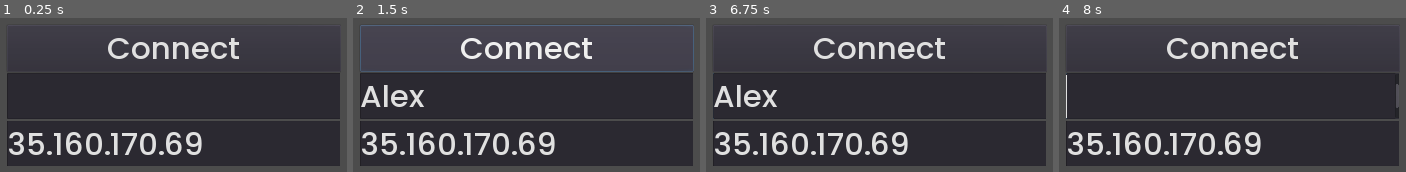
Above: before the commit, frames 1-4 (left to right).
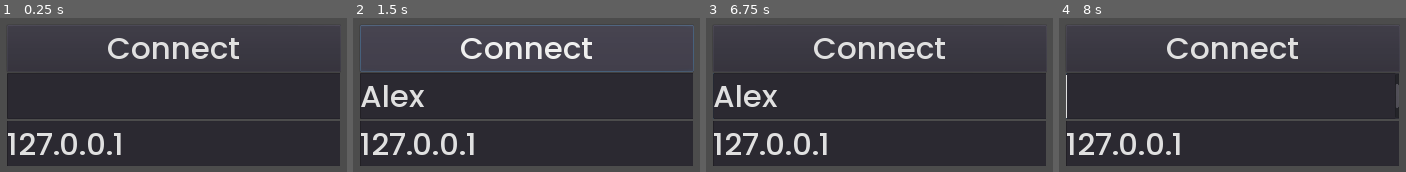
Above: after the commit, the same moments.

Repository: Spootikai/family_splatters
Game: Godot game, scene res://scenes/MainMenu.tscn
Same seed, same stepped clock (60 frames per second), same inputs: the game is played once before the commit and once after it.
Inputs (mouse positions are in pixels of both pictures, inside the frame that each line leads up to):
- Up to frame 1 (0.25 s): no input
- Up to frame 2 (1.5 s): click (526, 96) at 0.52 s; type "Alex" at 0.6 s; click "Connect" at 1.25 s
- Up to frame 3 (6.75 s): move the mouse to (outside the picture) at 2.02 s; press the mouse at (outside the picture) at 2.03 s; move the mouse to (719, 118) at 2.77 s; release the mouse at (719, 118) at 2.78 s; right-click (719, 118) at 2.85 s; move the mouse to (outside the picture) at 3.52 s; press the mouse at (outside the picture) at 3.53 s; move the mouse to (outside the picture) at 4.27 s; release the mouse at (outside the picture) at 4.28 s; right-click (outside the picture) at 4.35 s; move the mouse to (outside the picture) at 5.02 s; press the mouse at (outside the picture) at 5.03 s; move the mouse to (outside the picture) at 5.77 s; release the mouse at (outside the picture) at 5.78 s; right-click (outside the picture) at 5.85 s; move the mouse to (921, 96) at 6.52 s; press the mouse at (921, 96) at 6.53 s
- Up to frame 4 (8 s): tap Enter (ui_accept) at 7.25, 7.52 s; move the mouse to (outside the picture) at 7.27 s; release the mouse at (outside the picture) at 7.28 s; right-click (outside the picture) at 7.35 s

The runs differ from the first frame. In frame 1, 4.1% of the frame differs, in the area x 2-59%, y 74-89%; in frame 2, 4.1%; in frame 3, 4.1%; in frame 4, 4.1%.

Commit message:
Disabling buttons should work now

Diff:
--- a/scenes/ColorButton.gd
+++ b/scenes/ColorButton.gd
@@ -4,12 +4,17 @@
 onready var pale_weight = 0.2
 
 func _ready():
-	self.modulate = color
+	_enable()
 
 func _disable():
 	self.modulate = color.blend(Color(0, 0, 0, pale_weight))
 	self.flip_h = true
 	self.disabled = true
 
+func _enable():
+	self.modulate = color
+	self.flip_h = false
+	self.disabled = false
+
 func _on_TextureButton_pressed():
 	self.find_parent("ColorPicker").button_pressed(color.to_html())
--- a/scenes/ColorPicker.gd
+++ b/scenes/ColorPicker.gd
@@ -1,6 +1,23 @@
 extends Control
 
 onready var await_server = false
+
+func _ready():
+	Server.connect("server_update", self, "_on_server_update")
+
+func _on_server_update():
+	for button in $Panel/GridContainer.get_children():
+		for p_id in Server.players.size():
+			var player = Server.players[Server.players.keys()[p_id]]
+
+			# Disable buttons that are being used by other players
+			if button.color.to_html() == player.color:
+				button._disable()
+				break
+			else:
+				# If the button isnt being used by other players enable it
+				button._enable()
+
 
 func button_pressed(color):
 	Server.fetchColorAvailable(color, self.get_instance_id())
--- a/scenes/Game.gd
+++ b/scenes/Game.gd
@@ -1,4 +1,3 @@
-
 extends Node2D
 
 var player_instance = preload("res://scenes/Player.tscn")
--- a/scenes/Lobby.gd
+++ b/scenes/Lobby.gd
@@ -1,4 +1,3 @@
-
 extends Control
 
 
--- a/scenes/Lobby.tscn
+++ b/scenes/Lobby.tscn
@@ -1,4 +1,3 @@
-
 [gd_scene load_steps=4 format=2]
 
 [ext_resource path="res://scenes/Lobby.gd" type="Script" id=1]
--- a/scenes/LobbyIcon.gd
+++ b/scenes/LobbyIcon.gd
@@ -1,3 +1,2 @@
-
 
 extends Control
--- a/scenes/LobbyIcon.tscn
+++ b/scenes/LobbyIcon.tscn
@@ -1,4 +1,3 @@
-
 [gd_scene load_steps=4 format=2]
 
 [ext_resource path="res://assets/egg_icon.png" type="Texture" id=1]
--- a/scenes/MainMenu.tscn
+++ b/scenes/MainMenu.tscn
@@ -37,8 +37,7 @@
 margin_right = 800.0
 margin_bottom = 340.0
 rect_min_size = Vector2( 0, 110 )
-
-text = "35.160.170.69"
+text = "127.0.0.1"
 
 [connection signal="pressed" from="VBoxContainer/Button" to="." method="_on_Button_pressed"]
 [connection signal="text_changed" from="VBoxContainer/Username" to="." method="_on_Username_text_changed"]
--- a/scenes/Settings.tscn
+++ b/scenes/Settings.tscn
@@ -1,4 +1,3 @@
-
 [gd_scene load_steps=16 format=2]
 
 [ext_resource path="res://themes/normal_menu.tres" type="Theme" id=1]
--- a/singletons/PlayerSettings.gd
+++ b/singletons/PlayerSettings.gd
@@ -1,4 +1,3 @@
-
 extends Node
 
 var title
--- a/singletons/Server.gd
+++ b/singletons/Server.gd
@@ -38,7 +38,6 @@
 
 func _on_connection_succeeded():
 	print("Successfully connected")
-
 	self_id = get_tree().get_network_unique_id()
 
 func _on_server_disconnected():
